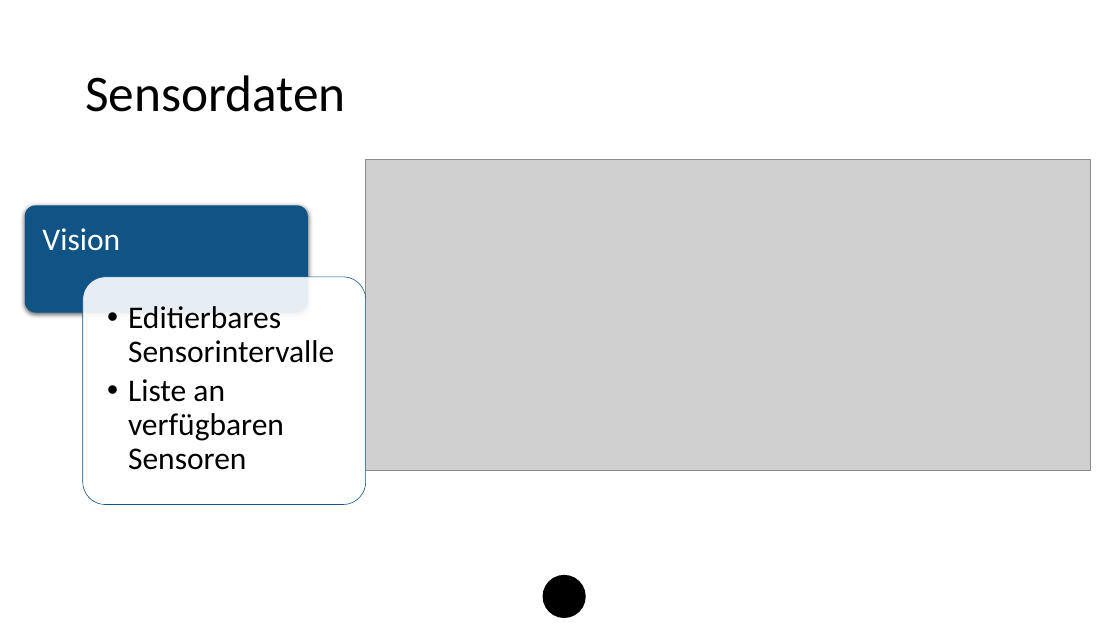
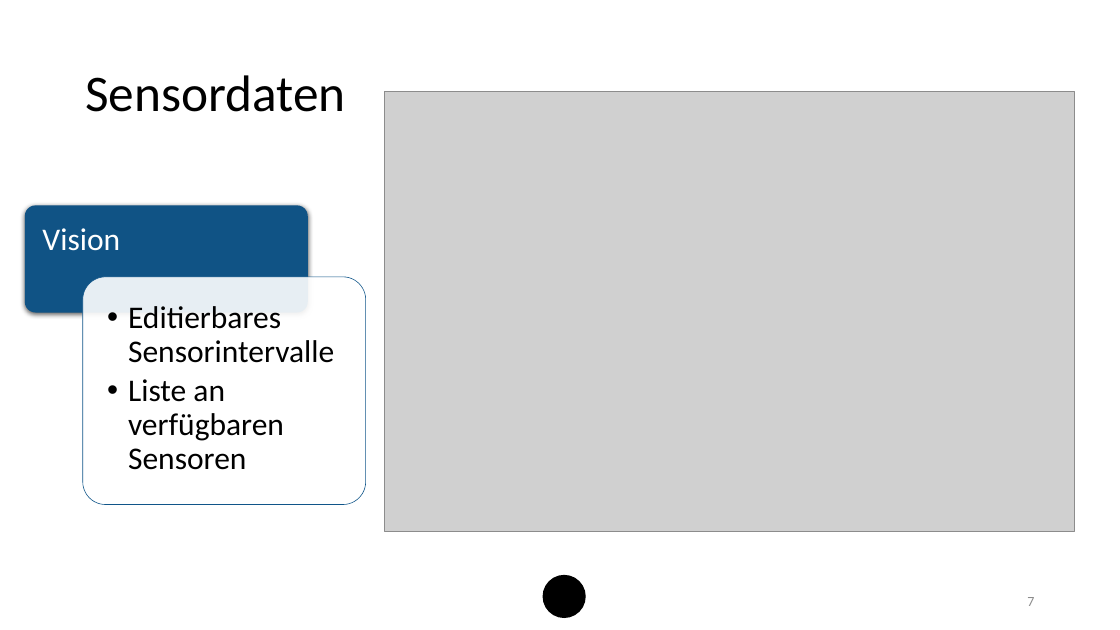
Before and after one commit to benjamin-leiding/FarmInsight-Dashboard-Backend, a slide deck: slide 7 of SmartFarm Insights.pptx. Drawn at 1120x630 pixels with LibreOffice and Linux fonts; fonts in the diff are those of the drawing; grey boxes stand for pictures. Boxes give left, top, right and bottom in pixels: in the first picture for what was removed or moved away, otherwise in the second. Text is boxed around its words. In the diff, an @@ line names an element or a change of style, - is before the commit and + after.

```diff
--- a/SmartFarm Insights.pptx
+++ b/SmartFarm Insights.pptx
@@ picture: place and size @@
-picture at bbox=[365, 160, 1091, 471]
+picture at bbox=[385, 92, 1075, 531]
@@ page number added at bbox=[1027, 597, 1034, 606], 12 pt, text #8C8C8C @@
+7
```
Also in this commit, not shown: 8 other slides changed, 3 slides added, 1 slide removed.
